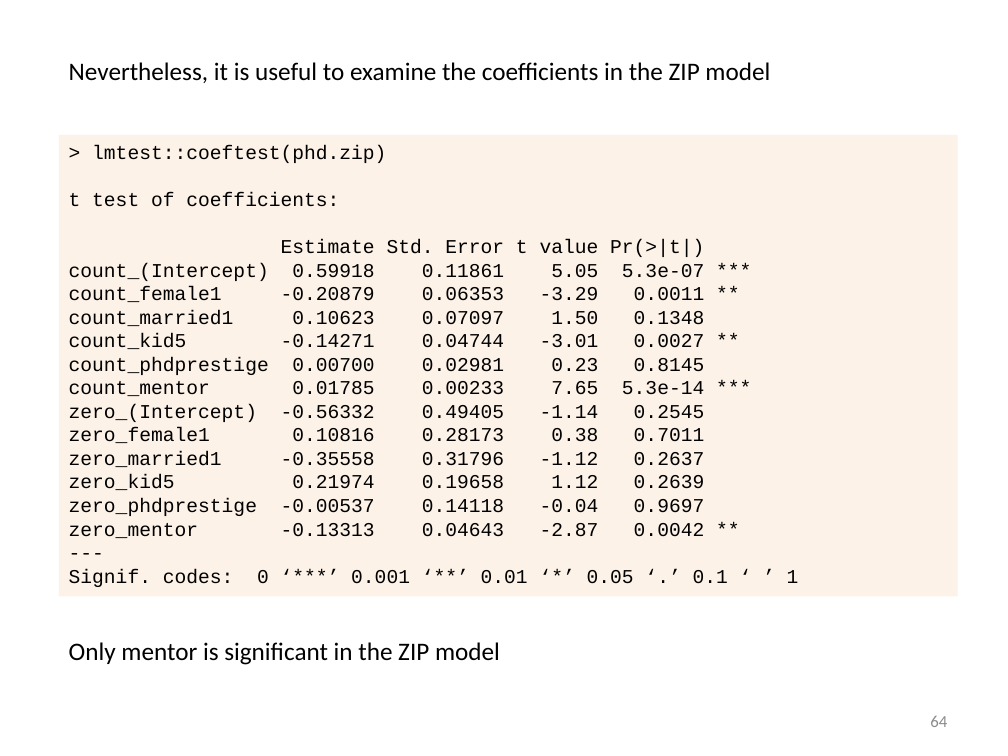
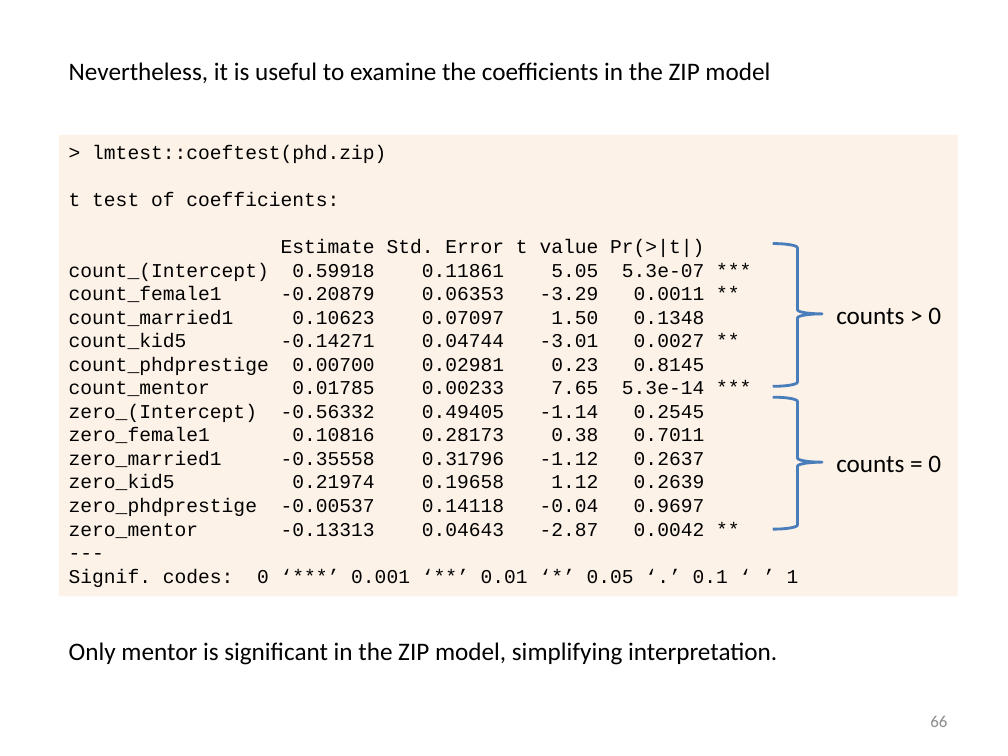
Before and after one commit to friendly/psy6136, a slide deck: slide 66 of docs/lectures/09-CountData.pptx (slide 64 before the commit). Drawn at 1008x756 pixels with LibreOffice and Linux fonts; fonts in the diff are those of the drawing. Boxes give left, top, right and bottom in pixels: in the first picture for what was removed or moved away, otherwise in the second. Text is boxed around its words. In the diff, an @@ line names an element or a change of style, - is before the commit and + after.

```diff
--- a/docs/lectures/09-CountData.pptx
+++ b/docs/lectures/09-CountData.pptx
@@ right brace added at [773,244,823,387], outline #4B7EBC 2 pt @@
@@ text added at [836,307,941,325], 18 pt, text #000000 @@
+counts > 0
@@ right brace added at [773,397,823,529], outline #4B7EBC 2 pt @@
@@ text added at [836,455,941,473], 18 pt, text #000000 @@
+counts = 0
@@ text at [69,642,777,665]: text changed @@
-Only mentor is significant in the ZIP model
+Only mentor is significant in the ZIP model, simplifying interpretation.
@@ page number at [930,716,947,727]: text changed @@
-64
+66
```
Also in this commit, not shown: 21 other slides changed, 3 slides added, 1 slide removed, 11 other files.
